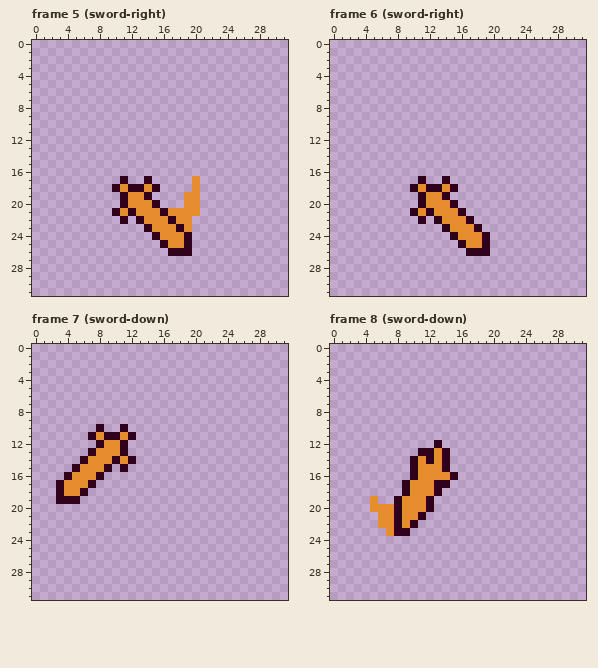
Two states of a pixel-art file, MonoGameTest.Client/Content/attacks.aseprite. The picture above was drawn from the file before the commit.
32x32 pixels, 22 frames. Shown: frame 5 (sword-right), frame 6 (sword-right), frame 7 (sword-down), frame 8 (sword-down). The commit also changed other frames, which this record leaves out.
Once edited:
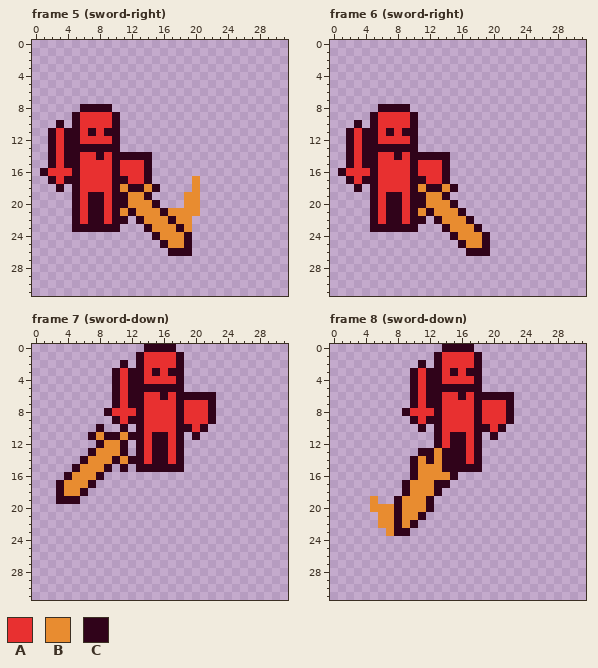
Palette (. is transparent): A #e83030  B #e88c30  C #30031a
Difference:
layer "attacker" now shown
--- frame 5 (sword-right), layer "attacker"
@@ x 0..16 @@
  7 .................
- 8 .................
- 9 .................
-10 .................
-11 .................
-12 .................
-13 .................
-14 .................
-15 .................
-16 .................
-17 ...........C..C..
-18 ..........CBCCBC.
-19 ...........CBBC..
-20 ...........CBBBC.
-21 ..........CBCBBBC
-22 ...........C.CBBB
-23 ..............CBB
+ 8 ......CCCC.......
+ 9 .....CAAAAC......
+10 ...C.CAAAAC......
+11 ..CACCACACC......
+12 ..CACCAAAAC......
+13 ..CACCCCCCC......
+14 ..CACCAACACCCCC..
+15 ..CACCAAAACAAAC..
+16 .CAAACAAAACAAAC..
+17 ..CACCAAAACCAAC..
+18 ...C.CAAAACBCCBC.
+19 .....CACCACCBBC..
+20 .....CACCACCBBBC.
+21 .....CACCACBCBBBC
+22 .....CACCACC.CBBB
+23 .....CCCCCC...CBB
 24 ...............CB
--- frame 6 (sword-right), layer "attacker": the same change as frame 5 (sword-right)
--- frame 7 (sword-down), layer "attacker"
@@ x 7..24 @@
- 0 ..................
- 1 ..................
- 2 ..................
- 3 ..................
- 4 ..................
- 5 ..................
- 6 ..................
- 7 ..................
- 8 ..................
- 9 ..................
-10 .C..C.............
-11 CBCCBC............
-12 .CBBC.............
-13 CBBBC.............
-14 BBBCBC............
-15 BBC.C.............
+ 0 .......CCCC.......
+ 1 ......CAAAAC......
+ 2 ....C.CAAAAC......
+ 3 ...CACCACACC......
+ 4 ...CACCAAAAC......
+ 5 ...CACCCCCCC......
+ 6 ...CACCAACACCCCC..
+ 7 ...CACCAAAACAAAC..
+ 8 ..CAAACAAAACAAAC..
+ 9 ...CACCAAAACAAAC..
+10 .C..C.CAAAACCAC...
+11 CBCCBCCACCAC.C....
+12 .CBBC.CACCAC......
+13 CBBBC.CACCAC......
+14 BBBCBCCACCAC......
+15 BBC.C.CCCCCC......
 16 BC................
--- frame 8 (sword-down), layer "attacker"
@@ x 7..24 @@
- 0 ..................
- 1 ..................
- 2 ..................
- 3 ..................
- 4 ..................
- 5 ..................
- 6 ..................
- 7 ..................
- 8 ..................
- 9 ..................
-10 ..................
-11 ..................
-12 ......C...........
-13 ....CCBC..........
-14 ...CBCBC..........
-15 ...CBBBC..........
+ 0 .......CCCC.......
+ 1 ......CAAAAC......
+ 2 ....C.CAAAAC......
+ 3 ...CACCACACC......
+ 4 ...CACCAAAAC......
+ 5 ...CACCCCCCC......
+ 6 ...CACCAACACCCCC..
+ 7 ...CACCAAAACAAAC..
+ 8 ..CAAACAAAACAAAC..
+ 9 ...CACCAAAACAAAC..
+10 ....C.CAAAACCAC...
+11 ......CACCAC.C....
+12 ......CACCAC......
+13 ....CCBCCCAC......
+14 ...CBCBCCCAC......
+15 ...CBBBCCCCC......
 16 ...CBBBBC.........
Boxes around the changes in both pictures, in picture pixels (x1, y1, x2, y2):
added: (40, 104, 152, 232)
added: (338, 104, 450, 232)
added: (104, 344, 216, 472)
added: (402, 344, 514, 472)
